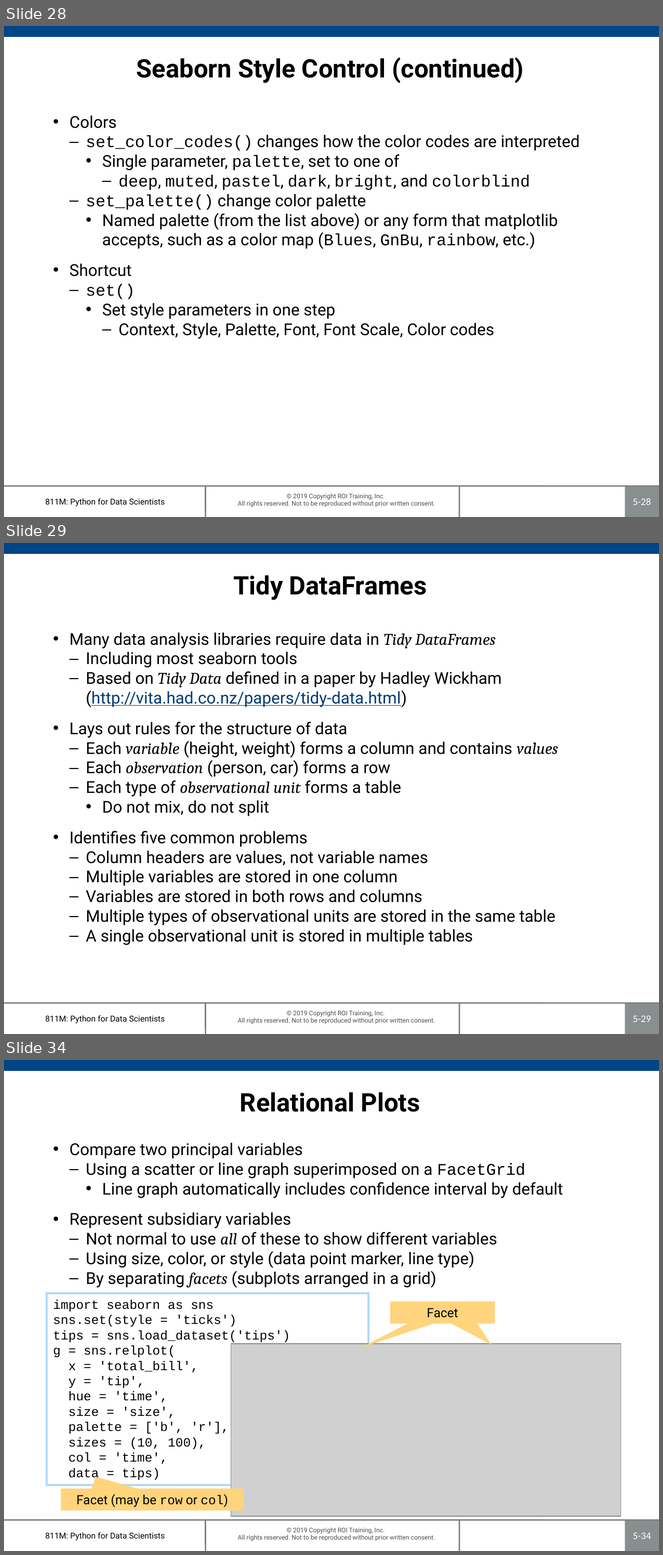
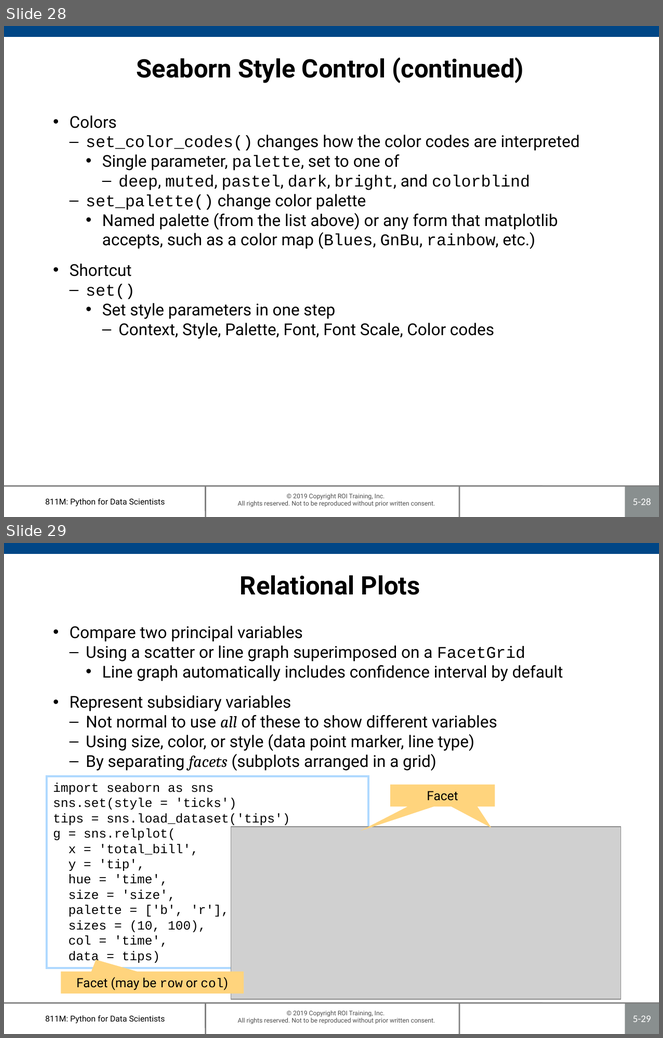
Before and after one commit to roitraining/PythonML, a slide deck: 811M-Ch05_PlottingAndVisualization.pptx. Shown one above the other, each under a label of ours: slides 28, 29 and 34 before the commit, slides 28 and 29 after it; the slides between them are not shown. The pictures are 663x1555 and 663x1038 pixels, drawn with LibreOffice and Linux fonts; fonts in the diff are those of the drawing; grey boxes stand for pictures; background and template pictures are left out. Boxes give left, top, right and bottom in pixels: in the first picture for what was removed or moved away, otherwise in the second. Text is boxed around its words. In the diff, an @@ line names an element or a change of style, - is before the commit and + after.

```diff
--- a/811M-Ch05_PlottingAndVisualization.pptx
+++ b/811M-Ch05_PlottingAndVisualization.pptx
@@ slide 29 removed at box(4, 543, 659, 1034), background #FFFFFF; not listed: 7 template elements that a slide beside it also shows @@
@@ title removed at box(233, 575, 427, 600) @@
-Tidy DataFrames
@@ text removed at box(70, 632, 558, 945) @@
-• Many data analysis libraries require data in Tidy DataFrames
-  – Including most seaborn tools
-  – Based on Tidy Data defined in a paper by Hadley Wickham (http://vita.had.co.nz/papers/tidy-data.html)
-• Lays out rules for the structure of data
-  – Each variable (height, weight) forms a column and contains values
-  – Each observation (person, car) forms a row
-  – Each type of observational unit forms a table
-    • Do not mix, do not split
-• Identifies five common problems
-  – Column headers are values, not variable names
-  – Multiple variables are stored in one column
-  – Variables are stored in both rows and columns
-  – Multiple types of observational units are stored in the same table
-  – A single observational unit is stored in multiple tables
@@ what was slide 34 is now slide 29 @@
@@ page number at box(633, 1016, 651, 1022): text changed @@
-5-34
+5-29
```
Also in this commit, not shown: 4 other slides removed, 1 other file.
